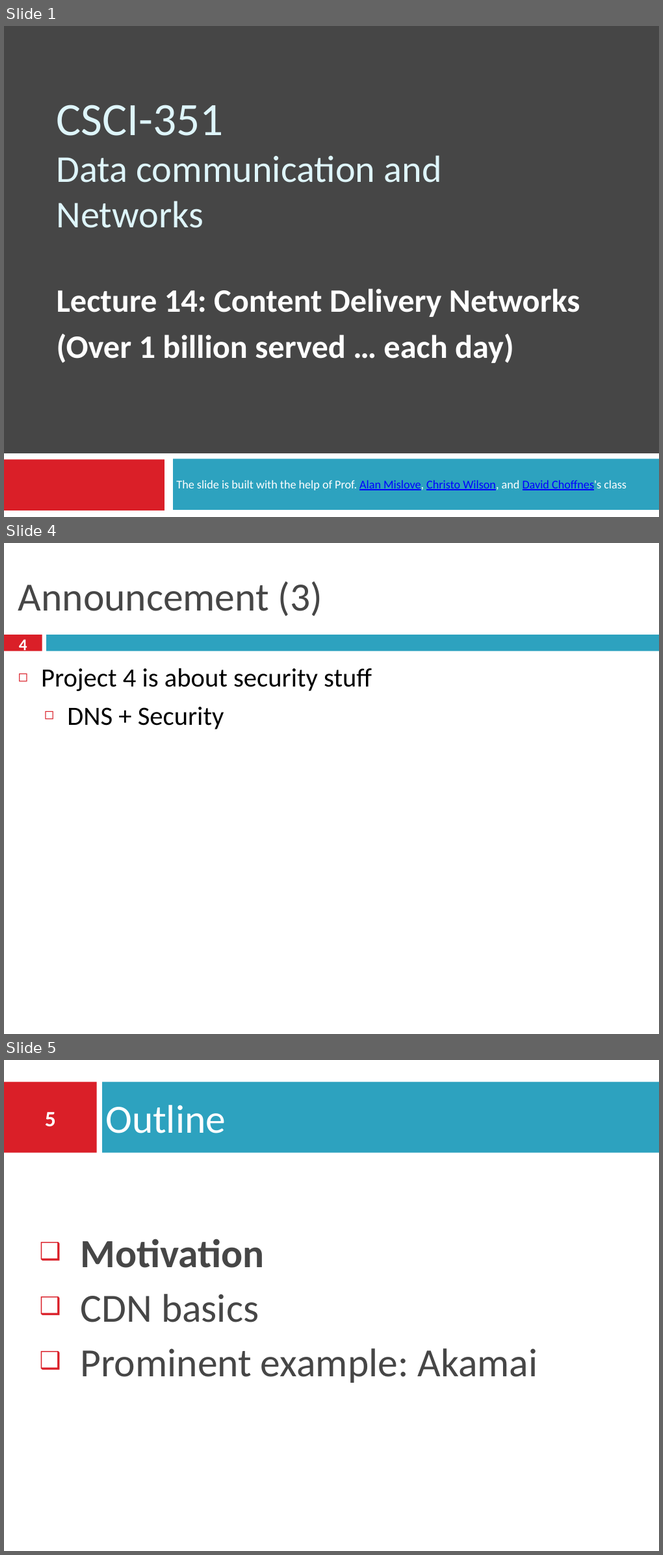
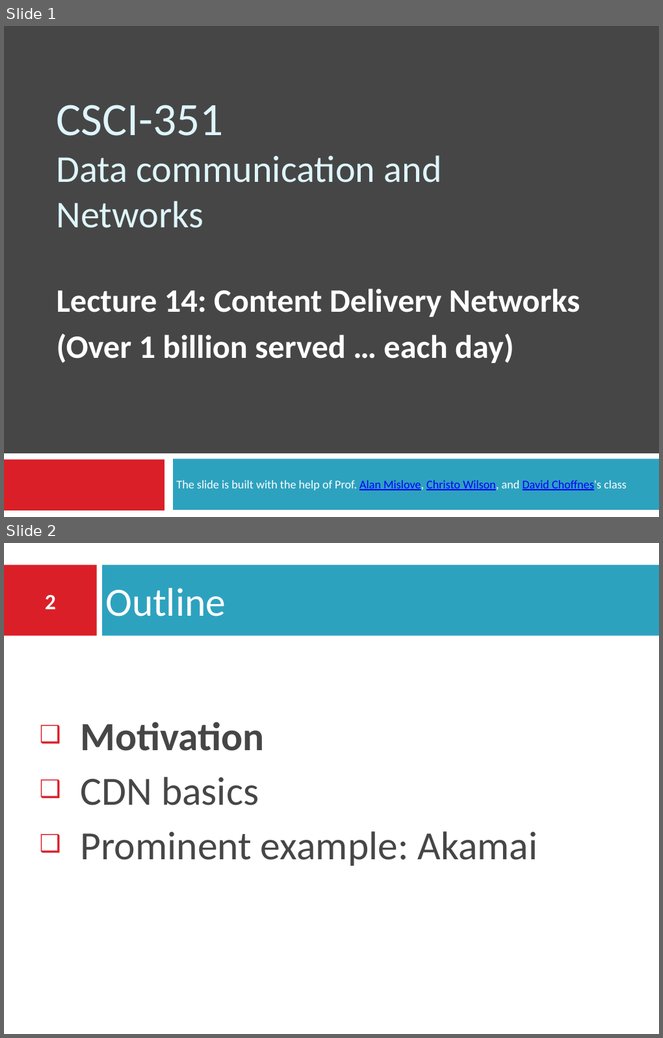
Before and after one commit to taejoong/taejoong.github.io, a slide deck: courses/csci-351/handouts/16-CDN.pptx. Shown one above the other, each under a label of ours: slides 1, 4 and 5 before the commit, slides 1 and 2 after it; the slides between them are not shown. The pictures are 663x1555 and 663x1038 pixels, drawn with LibreOffice and Linux fonts; fonts in the diff are those of the drawing; background and template pictures are left out. Boxes give left, top, right and bottom in pixels: in the first picture for what was removed or moved away, otherwise in the second. Text is boxed around its words. In the diff, an @@ line names an element or a change of style, - is before the commit and + after.

```diff
--- a/courses/csci-351/handouts/16-CDN.pptx
+++ b/courses/csci-351/handouts/16-CDN.pptx
@@ slide 4 removed at (4,543,659,1034), background #FFFFFF @@
@@ title removed at (18,581,323,616) @@
-Announcement (3)
@@ rectangle removed at (4,635,42,651) @@
@@ page number removed at (19,637,27,654) @@
-4
@@ rectangle removed at (47,635,659,651) @@
@@ text removed at (41,668,372,730) @@
-◻ Project 4 is about security stuff
-  ◻ DNS + Security
@@ what was slide 5 is now slide 2 @@
@@ page number at (45,595,56,609): text changed @@
-5
+2
```
Also in this commit, not shown: 3 slides changed, 7 other slides removed, 25 other files.
